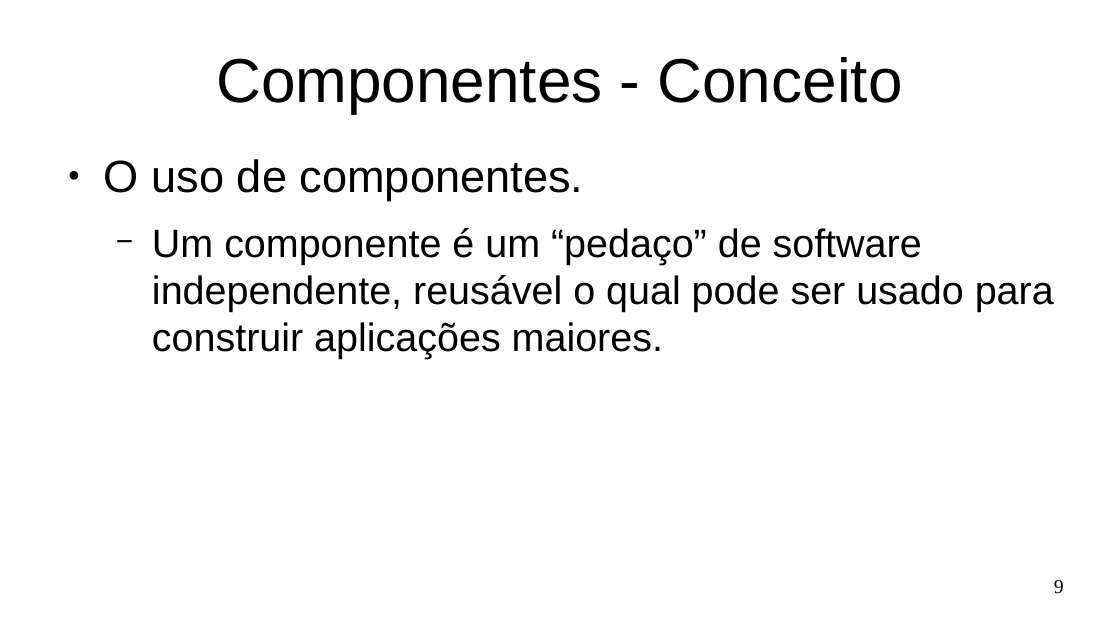
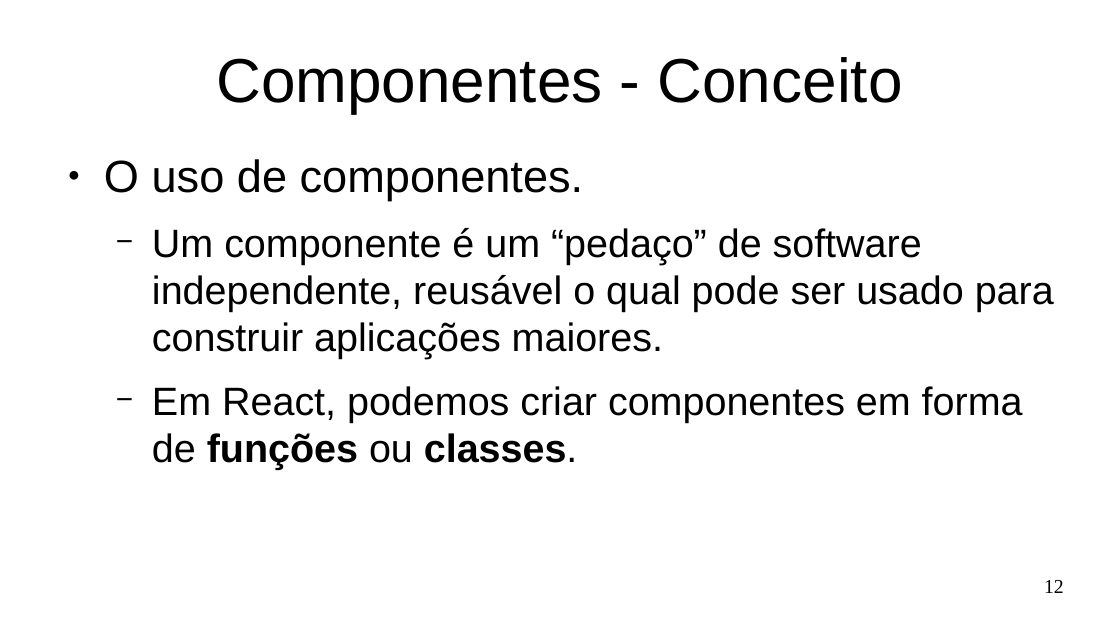
Before and after one commit to Marques-Dev/WEB_2020-1, a slide deck: slide 12 of SLIDES/aula01.odp (slide 9 before the commit). Drawn at 1120x630 pixels with LibreOffice and Linux fonts; fonts in the diff are those of the drawing. Boxes give left, top, right and bottom in pixels: in the first picture for what was removed or moved away, otherwise in the second. Text is boxed around its words. In the diff, an @@ line names an element or a change of style, - is before the commit and + after.

```diff
--- a/SLIDES/aula01.odp
+++ b/SLIDES/aula01.odp
@@ text at (152, 386, 1023, 470): paragraph added @@
+  − Em React, podemos criar componentes em forma de funções ou classes.
@@ page number at (1044, 580, 1064, 593): text changed @@
-9
+12
```
Also in this commit, not shown: 7 other slides changed, 3 slides added, 3 other files.
